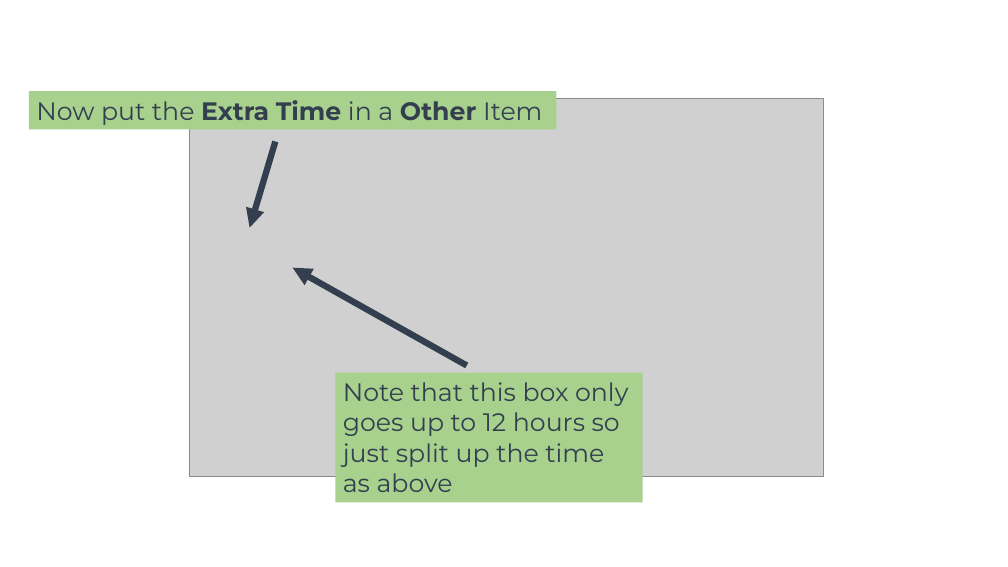
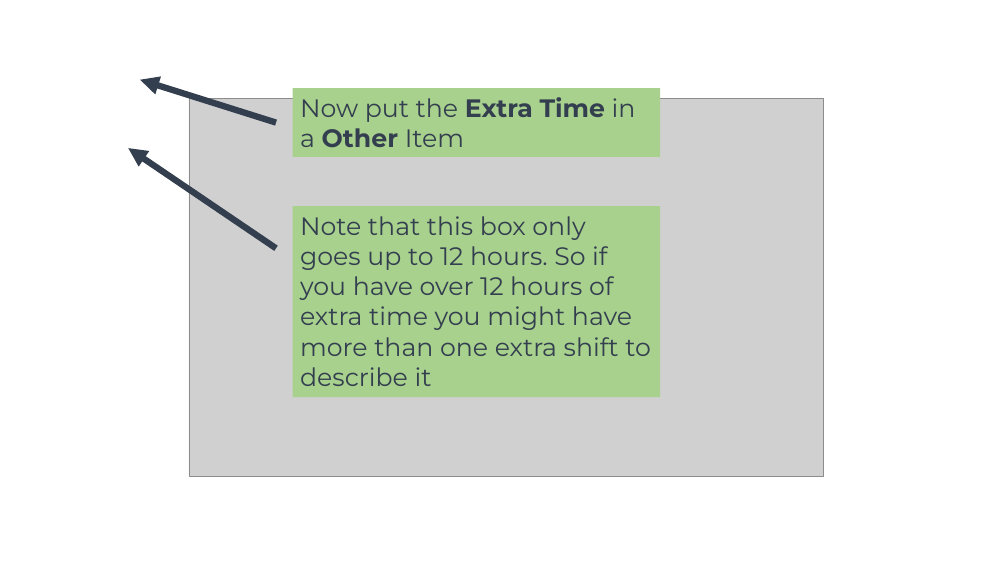
Before and after one commit to joshuawootonn/time-track, a slide deck: slide 21 of Instructions/Employee Presentation.pptx. Drawn at 1008x567 pixels with LibreOffice and Linux fonts; fonts in the diff are those of the drawing; grey boxes stand for pictures; background and template pictures are left out. Boxes give left, top, right and bottom in pixels: in the first picture for what was removed or moved away, otherwise in the second. Text is boxed around its words. In the diff, an @@ line names an element or a change of style, - is before the commit and + after.

```diff
--- a/Instructions/Employee Presentation.pptx
+++ b/Instructions/Employee Presentation.pptx
@@ arrow moved from (275, 141) - (250, 228) to (276, 123) - (140, 80) @@
@@ rectangle "Now put the Extra Time ...": place and size @@
-rectangle "Now put the Extra Time ..." at bbox=[29, 91, 557, 129]
+rectangle "Now put the Extra Time ..." at bbox=[293, 88, 660, 157]
@@ arrow moved from (467, 365) - (293, 268) to (276, 248) - (129, 148) @@
@@ rectangle "Note that this box only ...": place and size @@
-rectangle "Note that this box only ..." at bbox=[336, 373, 643, 503]
+rectangle "Note that this box only ..." at bbox=[293, 206, 660, 397]
@@ text in rectangle at bbox=[300, 216, 651, 386]: text changed @@
-Note that this box only goes up to 12 hours so just split up the time as above
+Note that this box only goes up to 12 hours. So if you have over 12 hours of extra time you might have more than one extra shift to describe it
```
Also in this commit, not shown: 12 other slides changed, 1 other file.
